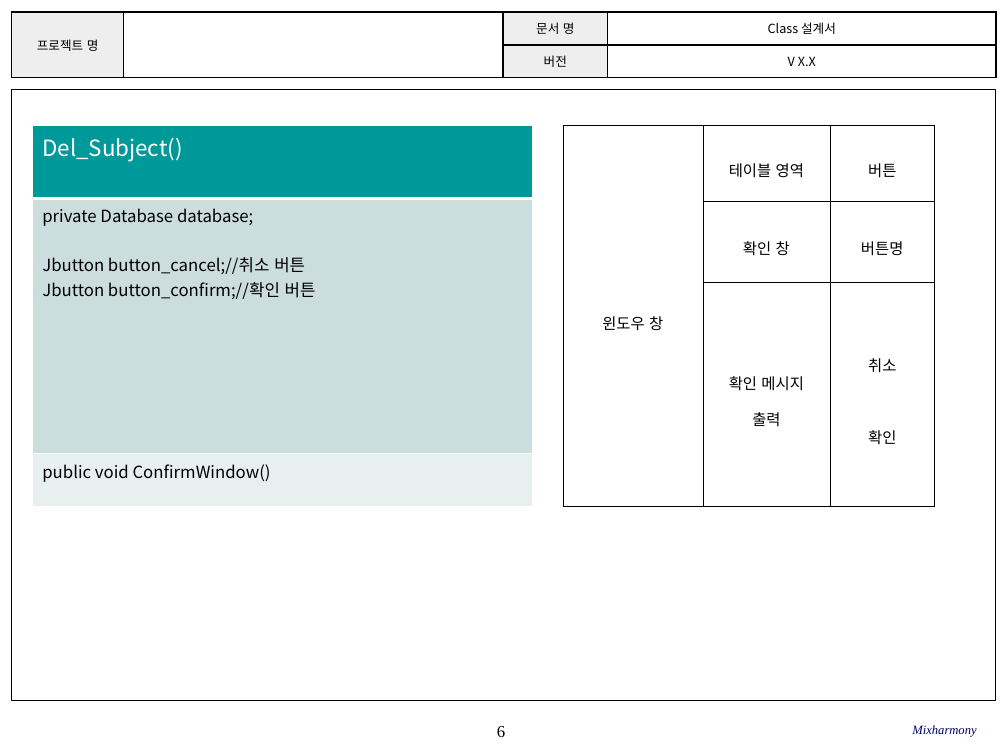
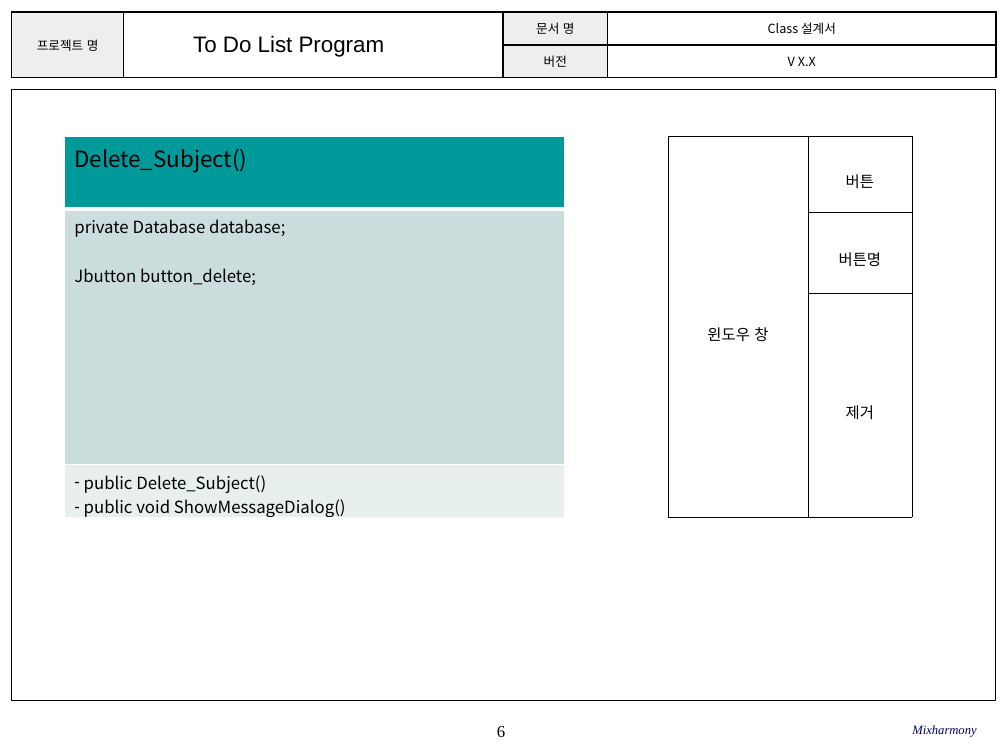
Before and after one commit to SE-admin/SE2017_2_mixharmony, a slide deck: slide 6 of doc/3_ 설계서/Class Design.pptx. Drawn at 1008x756 pixels with LibreOffice and Linux fonts; fonts in the diff are those of the drawing; background and template pictures are left out. Boxes give left, top, right and bottom in pixels: in the first picture for what was removed or moved away, otherwise in the second. Text is boxed around its words. In the diff, an @@ line names an element or a change of style, - is before the commit and + after.

```diff
--- a/doc/3_ 설계서/Class Design.pptx
+++ b/doc/3_ 설계서/Class Design.pptx
@@ text added at (x1=193, y1=35, x2=385, y2=57), 16 pt, text #000000 @@
+To Do List Program
@@ table at (x1=65, y1=136, x2=564, y2=521) @@
-row 1, column 1: Del_Subject()
+row 1, column 1: Delete_Subject()
-row 2, column 1: private Database database; / Jbutton button_cancel;//취소 버튼 / Jbutton button_confirm;//확인 버튼
+row 2, column 1: private Database database; / Jbutton button_delete;
-row 3, column 1: public void ConfirmWindow()
+row 3, column 1: public Delete_Subject() / public void ShowMessageDialog()
@@ table resized from (x1=32, y1=125, x2=532, y2=506) to (x1=65, y1=136, x2=564, y2=521) @@
@@ table at (x1=668, y1=136, x2=912, y2=517) @@
-column 2: 테이블 영역 | 확인 창 | 확인 메시지 / 출력
-column 3: 버튼 | 버튼명 | 취소 / 확인
+column 2: 버튼 | 버튼명 | 제거
@@ table resized from (x1=563, y1=125, x2=935, y2=506) to (x1=668, y1=136, x2=912, y2=517) @@
```
Also in this commit, not shown: 9 other slides changed.
